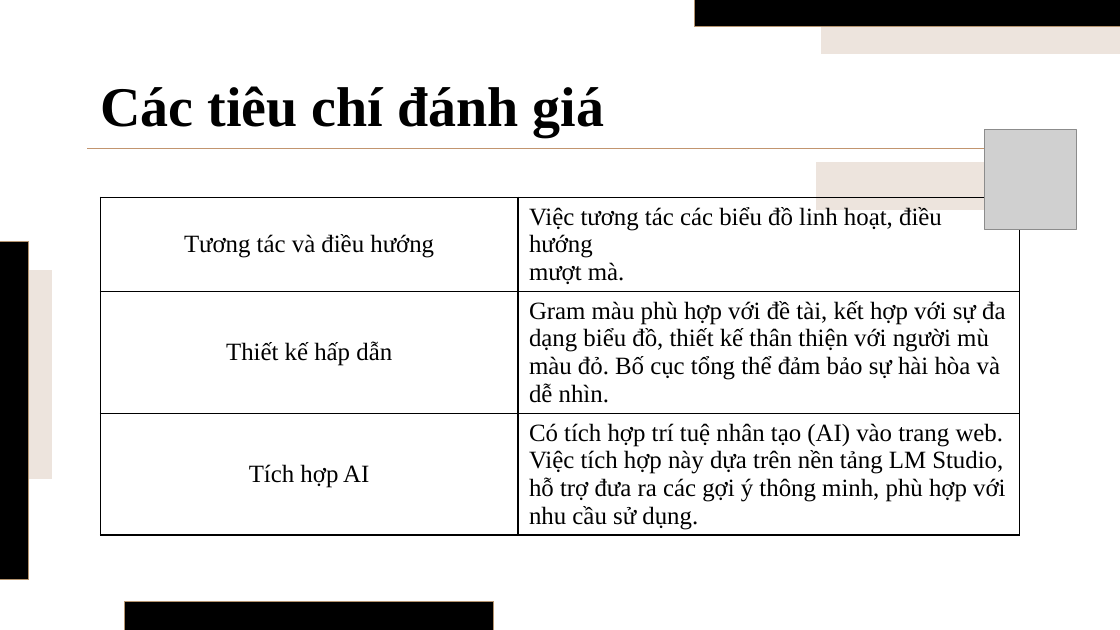
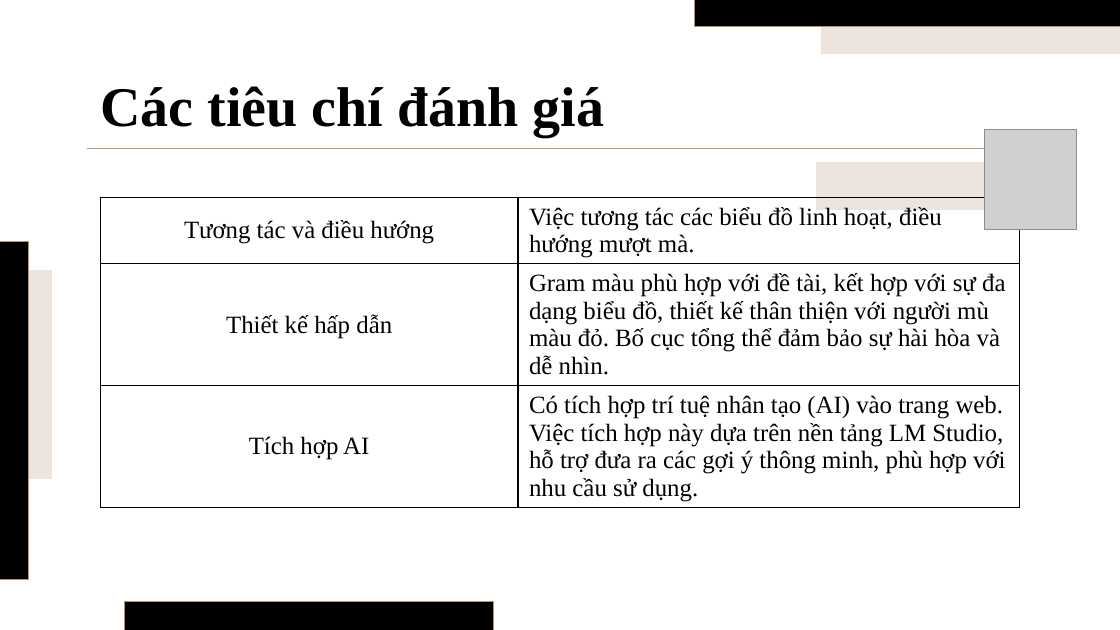
Before and after one commit to richardnguyen0715/WebsiteIntegratedRAGChatbot, a slide deck: slide 12 of DV-FinalTerm-PowerPoint.pptx. Drawn at 1120x630 pixels with LibreOffice and Linux fonts; fonts in the diff are those of the drawing; grey boxes stand for pictures. Boxes give left, top, right and bottom in pixels: in the first picture for what was removed or moved away, otherwise in the second. Text is boxed around its words. In the diff, an @@ line names an element or a change of style, - is before the commit and + after.

Commit message:
KhanhTran_UPDATE_ppt

```diff
--- a/DV-FinalTerm-PowerPoint.pptx
+++ b/DV-FinalTerm-PowerPoint.pptx
@@ table at <box>101,197,1020,530</box> @@
-row 1, column 2: Việc tương tác các biểu đồ linh hoạt, điều hướng / mượt mà.
+row 1, column 2: Việc tương tác các biểu đồ linh hoạt, điều hướng mượt mà.
```
